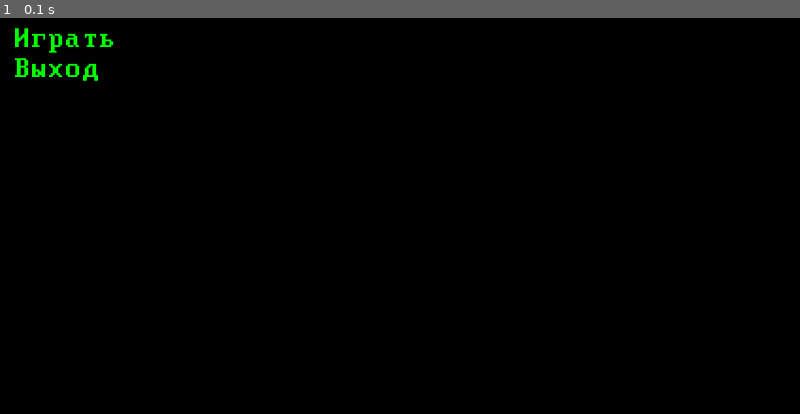
Above: before the commit, frame 1.
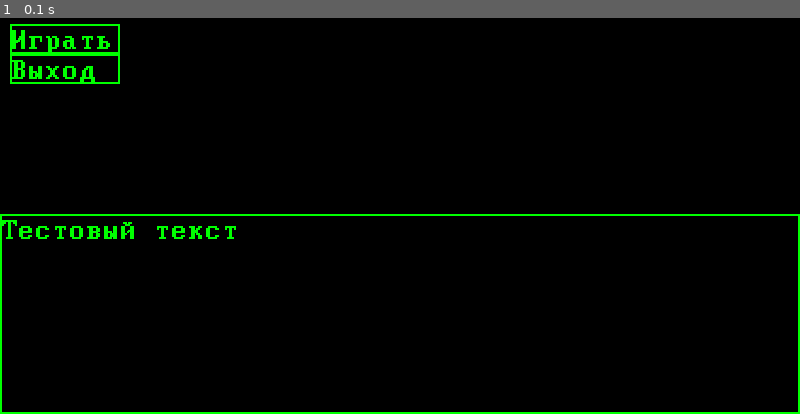
Above: after the commit, the same moment.

Repository: MaximElkinson/Pygame_SuperProject
Game: pygame game, started from игра.py
Two runs of this game, one before a commit and one after it. Both use one fixed random seed, a clock stepped at 60 frames per second and the inputs below.
Inputs:
- Up to frame 1 (0.1 s): no input

The runs differ from the first frame. In frame 1, 2.7% of the frame differs, in the area x 0-100%, y 1-100%.

Commit message:
Добавление надкласса и дизайна
Тут капец, короче посмотри код, там где-то есть комментарии. Но суть в том, что эта штука работает, причем на ура

Diff:
--- a/игра.py
+++ b/игра.py
@@ -1,7 +1,26 @@
 import pygame
 
 pygame.init()
+width, height = 800, 400
 MAIN_FONT = pygame.font.Font("cool pixel font.ttf", 30)
+DEFAULT_DESIGN = {  # Дизайн по умолчанию (ставятся именно эти параметры, если не указано иначе)
+    "size": (50, 50),  # Размер
+    "color": (0, 0, 0),  # Цвет области
+    "boundaries": True,  # Есть ли границы
+    "boundwidth": 2,  # Ширина границ (Общий размер остается неизменным)
+    "boundcolor": (255, 255, 255),  # Цвет границ
+    "dotext": False,  # Есть ли текст
+    "text": "Тестовый текст",  # Собсна сам текст
+    "textpos": (0, 0),  # Позиция текста ОТНОСИТЕЛЬНО ВНУТРЕННЕЙ ЧАСТИ ОБЪЕКТА
+    "font": MAIN_FONT,  # Шрифт текста
+    "boundtext": True,  # Равен ли цвет текста цвету границ  (если границы есть кншн)
+    "textcolor": (255, 255, 255),  # Цвет текста
+    "selectable": False,  # Меняется ли цвет объекта при наведении на него курсора
+    "reverse": True,  # Если объект выделен, меняются ли основной и дополнительные цвета
+    "color2": (255, 255, 255),  # Если reverse поставлен на False,
+    "boundcolor2": (0, 0, 0),  # нужно выбрать кастомный цвет
+    "textcolor2": (0, 0, 0)  # для каждой части
+}
 
 
 def exit():
@@ -9,76 +28,134 @@
     running = False
 
 
-class Button:
-    def __init__(self, pos_x, pos_y, size_x, size_y, text, color1, color2, func):
-        # По скольку в пайгейм нет готовых кнопок
-        # то делаем их с помощю класса
+def in_rect(rect, xy):
+    if rect[0] <= xy[0] < rect[0] + rect[2] and rect[1] <= xy[1] < rect[1] + rect[3]:
+        return True
+    return False
+
+
+class RectDesign:
+    # Класс, создающий кастомный дизайн
+    def __init__(self, **struct):
+        self.struct = DEFAULT_DESIGN
+        self.change(**struct)
+
+    def __getitem__(self, item):
+        return self.struct[item]
+
+    def change(self, **dstruct):
+        self.struct = self.get_changed(**dstruct)
+
+    def get_changed(self, **dstruct):
+        ans = self.struct.copy()
+        for i in dstruct.keys():
+            if i in self.struct and type(self.struct[i]) == type(dstruct[i]):
+                ans[i] = dstruct[i]
+        return ans
+
+
+class GameRect:
+    # Дабы не копировать строки по миллиону раз на каждый класс, существует вотетот надкласс
+    def __init__(self, x, y, design=None):
         # Считываем данные:
-        # 1) Позиция по горизонтали
-        # 2) Позиция по вертикали
-        # 3) Размер по горизонтали
-        # 4) Размер по вертикали
-        # 5) Текст на кнопке
-        # 6) Цвет кнопки
-        # 7) Цвет текста
-        # 8) Функция кнопки
-        self.pos_x = pos_x
-        self.pos_y = pos_y
-        self.size_x = size_x
-        self.size_y = size_y
-        self.text = text
-        self.color1 = color1
-        self.color2 = color2
+        if design is None:
+            design = DEFAULT_DESIGN
+        self.pos = (x, y)  # Позиция объекта
+        self.design = design  # Дизайн объекта. Вкратце - все параметры, кроме позиции
+
+    def change_design(self, **kwargs):  # Изменение дизайна объекта
+        self.design.change(**kwargs)
+
+    def get_rect(self):
+        # Возвращаем все данные о положении и размере объекта
+        return *self.pos, *self.design["size"]
+
+    def set_rect(self, x, y, sx=None, sy=None):
+        self.pos = (x, y)
+        if sx is not None and sy is not None:
+            self.change_design(size=(sx, sy))
+
+    def render(self, mpos):  # Рисовка объекта
+        x, y = self.pos  # Подготовка переменных координат и размеров для более гибкой работы
+        w = self.design["boundwidth"]
+        sx, sy = self.design["size"]
+
+        selected = False  # Подготовка и предварительное изменение цветов
+        color1 = self.design["color"]  # Основной цвет
+        color2 = self.design["boundcolor"]  # Цвет рамки
+        color3 = self.design["textcolor"]  # Цвет текста
+        # Изменение цветов в случае наведения курсора
+        if mouse_on_screen and self.design["selectable"] and \
+                in_rect((*self.pos, *self.design["size"]), mpos):
+            selected = True
+            if self.design["reverse"]:
+                color1, color3 = color2, color1
+            else:
+                color1 = self.design["color2"]
+                color2 = self.design["boundcolor2"]
+                color3 = self.design["textcolor2"]
+
+        if self.design["boundaries"]:  # Зарисовка основной формы и рамок
+            screen.fill(color2, (x, y, sx, sy))
+            x += w
+            y += w
+            sx -= 2 * w
+            sy -= 2 * w
+        screen.fill(color1, (x, y, sx, sy))
+
+        if self.design["dotext"]:  # Зарисовка текста
+            if self.design["boundtext"] and not selected:
+                color = color2
+            else:
+                color = color3
+            text = self.design["font"].render(self.design["text"], False, color)
+            x, y = self.design["textpos"]
+            screen.blit(text, (x + self.pos[0] + w * self.design["boundaries"],
+                               y + self.pos[1] + w * self.design["boundaries"]))
+
+
+class Speech(GameRect):  # Я не помню, как эта штука называется, но короче тут текст сидит
+    def __init__(self, y, *args, **kwargs):
+        if len(args) == 1 and type(args[0]) == RectDesign and len(kwargs) == 0:
+            super().__init__(0, height - y, args[0])
+        elif len(args) == 1 and type(args[0]) == RectDesign and len(kwargs) > 0:
+            super().__init__(0, height - y, args[0].get_changed(**kwargs))
+        elif len(kwargs) > 0:
+            super().__init__(0, height - y, RectDesign(**kwargs))
+        else:
+            super().__init__(0, height - y)
+        self.change_design(selectable=False, size=(width, y), dotext=True)
+
+
+class Button(GameRect):
+    # Поскольку в Pygame нет готовых кнопок, делаем их с помощю класса
+    def __init__(self, x, y, sx, sy, text, color, bcolor, func):
+        super().__init__(x, y, RectDesign(size=(sx, sy), color=color, boundcolor=bcolor))
+        self.change_design(dotext=True, text=text, boundtext=True, selectable=True)
         self.func = func
 
-    def updata(self, mouse_pos):
-        color1 = self.color1
-        color2 = self.color2
-        # Если курсор на кнопке
-        # то меняем её цвет
-        if self.pos_x <= mouse_pos[0] and self.pos_x + self.size_x > mouse_pos[0]:
-            if self.pos_y <= mouse_pos[1] and self.pos_y + self.size_y > mouse_pos[1]:
-                color1 = self.color2
-                color2 = self.color1
-        # Отрисовываем кнопку
-        screen.fill(pygame.Color(color1[0], color1[1], color1[2]),
-                    pygame.Rect(self.pos_x, self.pos_y, self.size_x, self.size_y))
-        # Пишем текст на кнопке
-        text = MAIN_FONT.render(self.text, True, color2)
-        screen.blit(text, (self.pos_x + 5, self.pos_y))
-
-    def get_pos(self):
-        # Возвращаем все данные
-        # о положении и размере кнопки
-        return (self.pos_x, self.pos_y, self.size_x, self.size_y)
-
-    def set_pos(self, x, y, sx=None, sy=None):
-        self.pos_x = x
-        self.pos_y = y
-        if sx is not None and sy is not None:
-            self.size_x = sx
-            self.size_y = sy
-
-    def push(self, mouse_pos):
+    def push(self, mousepos):
         # Нажатие кнопки
-        if self.pos_x < mouse_pos[0] and self.pos_x + self.size_x > mouse_pos[0]:
-            if self.pos_y < mouse_pos[1] and self.pos_y + self.size_y > mouse_pos[1]:
-                self.func()
+        if in_rect((*self.pos, *self.design["size"]), mousepos):
+            self.func()
 
 
 if __name__ == '__main__':
     pygame.display.set_caption('Игра')
-    size = width, height = 800, 400
+    size = width, height
     screen = pygame.display.set_mode(size)
 
     running = True
     # Инициализируем две кнопки
     buttons = [Button(10, 10, 110, 30, 'Играть', (0, 0, 0), (0, 255, 0), exit),
                Button(10, 40, 110, 30, 'Выход', (0, 0, 0), (0, 255, 0), exit)]
+    dialogue = Speech(200, boundcolor=(0, 255, 0), textcolor=(0, 255, 0), reverse=True)
     # Теоретическое положение курсора
     # по умолчанию
     mouse_pos = (0, 0)
+    mouse_on_screen = pygame.mouse.get_focused()
     while running:
+        mouse_on_screen = pygame.mouse.get_focused()
         for event in pygame.event.get():
             if event.type == pygame.QUIT:
                 running = False
@@ -92,6 +169,7 @@
                     i.push(mouse_pos)
         for i in buttons:
             # Обновляем каждую кнопку
-            i.updata(mouse_pos)
+            i.render(mouse_pos)
+        dialogue.render(mouse_pos)
         pygame.display.flip()
     pygame.quit()
